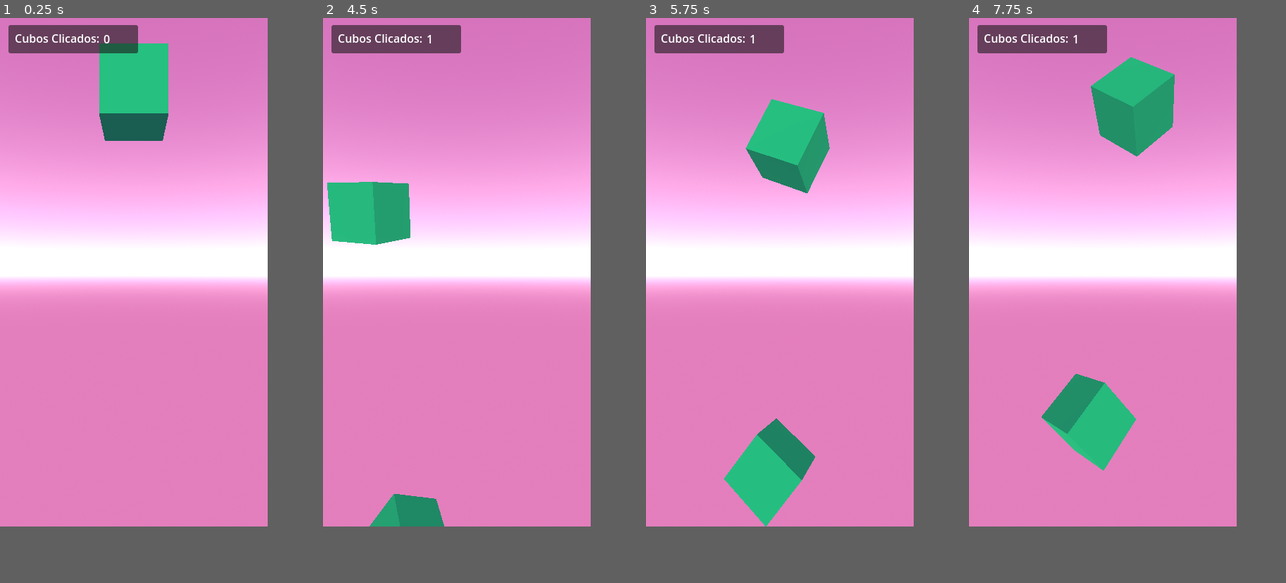
Above: before the commit, frames 1-4 (left to right).
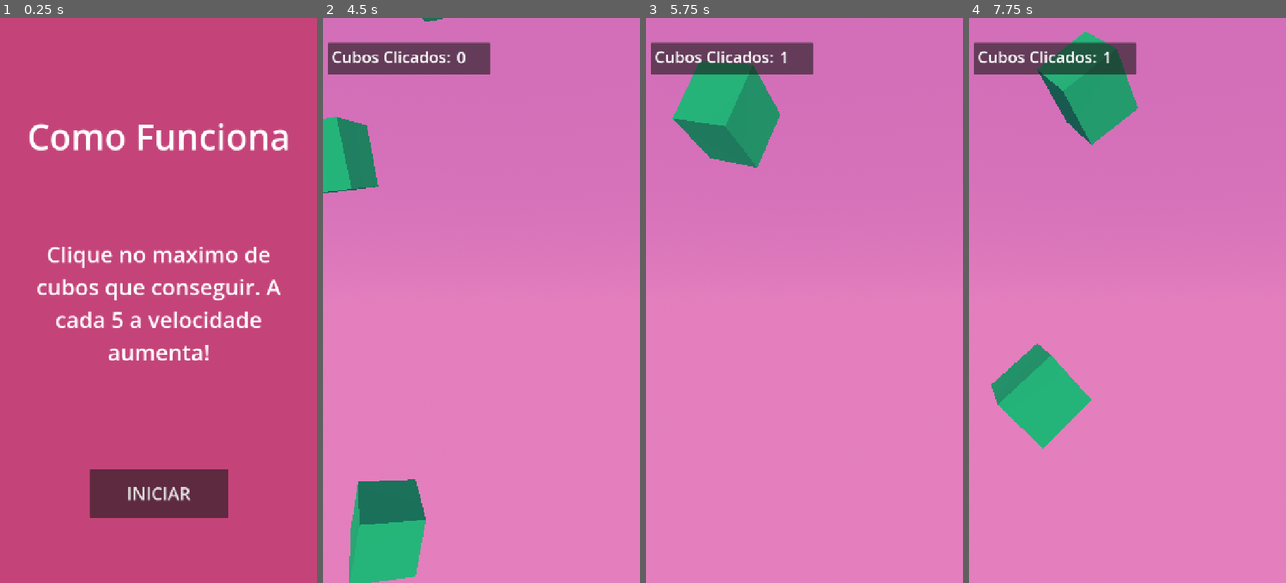
Above: after the commit, the same moments.

Repository: danielh-oliveira/godot_projetos_iniciais
Game: Godot game, scene res://menu.tscn
Two runs of this game, one before a commit and one after it. Both use one fixed random seed, a clock stepped at 60 frames per second and the inputs below. Before the commit the project starts from res://main.tscn.
Inputs (mouse positions are in pixels of both pictures, inside the frame that each line leads up to):
- Up to frame 1 (0.25 s): no input
- Up to frame 2 (4.5 s): click (456, 447) at 0.5 s, where only the run after the commit has a clickable "INICIAR"; move the mouse to (516, 244) at 1.27 s; click (516, 244) at 1.42 s; tap Enter at 2 s; move the mouse to (402, 300) at 2.02 s; click (402, 300) at 2.17 s; tap Space at 2.75 s; move the mouse to (484, 159) at 2.77 s; click (484, 159) at 2.92 s; move the mouse to (443, 373) at 3.52 s; click (443, 373) at 3.67 s; move the mouse to (538, 345) at 4.27 s; click (538, 345) at 4.42 s
- Up to frame 3 (5.75 s): move the mouse to (699, 193) at 5.02 s; click (699, 193) at 5.17 s
- Up to frame 4 (7.75 s): move the mouse to (1114, 272) at 5.77 s; click (1114, 272) at 5.92 s; move the mouse to (1064, 142) at 6.52 s; click (1064, 142) at 6.67 s; move the mouse to (1162, 244) at 7.27 s; click (1162, 244) at 7.42 s
The window is 380x720 before the commit and 450x800 after it. Grey fills any space a smaller window leaves; there, only what the larger window draws over its background counts as a difference.

The runs differ from the first frame. In frame 1, 76% of the frame differs, in the area x 0-91%, y 0-90%; in frame 2, 32%; in frame 3, 34%; in frame 4, 37%.

Commit message:
Add files via upload

Diff:
--- /dev/null
+++ b/gpt_projeto_1/boasorte.gd
@@ -0,0 +1,27 @@
+extends Control
+
+@onready var timer: Timer = $Timer
+@export var mensagem := "BOA SORTE!!"
+@onready var label: Label = $Label
+
+# Called when the node enters the scene tree for the first time.
+func _ready() -> void:
+	label.text = mensagem
+	timer.start()
+	var tween = create_tween().set_trans(Tween.TRANS_ELASTIC).set_ease(Tween.EASE_OUT)
+
+	# Balanço com rotação
+	tween.tween_property(self, "rotation_degrees", -15, 0.1)
+	tween.tween_property(self, "rotation_degrees", 15, 0.2)
+	tween.tween_property(self, "rotation_degrees", -10, 0.15)
+	tween.tween_property(self, "rotation_degrees", 10, 0.15)
+	tween.tween_property(self, "rotation_degrees", 0, 0.1)
+
+
+# Called every frame. 'delta' is the elapsed time since the previous frame.
+func _process(delta: float) -> void:
+	pass
+
+
+func _on_timer_timeout() -> void:
+	visible = false
--- /dev/null
+++ b/gpt_projeto_1/boasorte.tscn
@@ -0,0 +1,57 @@
+[gd_scene load_steps=3 format=3 uid="uid://bm5cwq1j6lbmd"]
+
+[ext_resource type="Script" uid="uid://btuy5kwx8odk7" path="res://boasorte.gd" id="1_rcxp8"]
+
+[sub_resource type="StyleBoxFlat" id="StyleBoxFlat_0xm2m"]
+bg_color = Color(0.223529, 0.454902, 0.223529, 0.886275)
+
+[node name="boasorte" type="Control"]
+layout_mode = 3
+anchors_preset = 8
+anchor_left = 0.5
+anchor_top = 0.5
+anchor_right = 0.5
+anchor_bottom = 0.5
+offset_left = -20.0
+offset_top = -20.0
+offset_right = 20.0
+offset_bottom = 20.0
+grow_horizontal = 2
+grow_vertical = 2
+script = ExtResource("1_rcxp8")
+
+[node name="Timer" type="Timer" parent="."]
+wait_time = 0.8
+
+[node name="Panel" type="Panel" parent="."]
+layout_mode = 1
+anchors_preset = 8
+anchor_left = 0.5
+anchor_top = 0.5
+anchor_right = 0.5
+anchor_bottom = 0.5
+offset_left = -261.0
+offset_top = -97.0
+offset_right = 265.0
+offset_bottom = 101.0
+grow_horizontal = 2
+grow_vertical = 2
+theme_override_styles/panel = SubResource("StyleBoxFlat_0xm2m")
+
+[node name="Label" type="Label" parent="."]
+layout_mode = 1
+anchors_preset = 8
+anchor_left = 0.5
+anchor_top = 0.5
+anchor_right = 0.5
+anchor_bottom = 0.5
+offset_left = -181.0
+offset_top = -41.5
+offset_right = 181.0
+offset_bottom = 41.5
+grow_horizontal = 2
+grow_vertical = 2
+theme_override_font_sizes/font_size = 60
+text = "BOA SORTE!!"
+
+[connection signal="timeout" from="Timer" to="." method="_on_timer_timeout"]
--- a/gpt_projeto_1/cubo.tscn
+++ b/gpt_projeto_1/cubo.tscn
@@ -3,7 +3,7 @@
 [ext_resource type="Script" uid="uid://d2jjk5v2wnbf4" path="res://cubo.gd" id="1_vveh1"]
 
 [sub_resource type="BoxShape3D" id="BoxShape3D_7dm0k"]
-size = Vector3(0.6, 0.6, 0.6)
+size = Vector3(1.5, 1.5, 1.5)
 
 [sub_resource type="StandardMaterial3D" id="StandardMaterial3D_ig7tw"]
 albedo_color = Color(2.02149e-06, 0.721786, 0.409999, 1)
--- a/gpt_projeto_1/main.tscn
+++ b/gpt_projeto_1/main.tscn
@@ -1,13 +1,13 @@
-[gd_scene load_steps=6 format=3 uid="uid://baa5clgtnhwb4"]
+[gd_scene load_steps=8 format=3 uid="uid://baa5clgtnhwb4"]
 
 [ext_resource type="Script" uid="uid://cbva65c2wvafr" path="res://main_script.gd" id="1_0xm2m"]
-[ext_resource type="PackedScene" uid="uid://qplpqentaj5a" path="res://cubo.tscn" id="1_ig7tw"]
+[ext_resource type="PackedScene" uid="uid://bm5cwq1j6lbmd" path="res://boasorte.tscn" id="2_0xm2m"]
 
 [sub_resource type="ProceduralSkyMaterial" id="ProceduralSkyMaterial_7dm0k"]
 sky_top_color = Color(0.827007, 0.42932, 0.725645, 1)
-sky_horizon_color = Color(1.37395, 1.17444, 1.3107, 1)
+sky_horizon_color = Color(0.894118, 0.494118, 0.745098, 1)
 ground_bottom_color = Color(0.894448, 0.494082, 0.742795, 1)
-ground_horizon_color = Color(1.37395, 1.17444, 1.3107, 1)
+ground_horizon_color = Color(0.894118, 0.494118, 0.741176, 1)
 
 [sub_resource type="Sky" id="Sky_ig7tw"]
 sky_material = SubResource("ProceduralSkyMaterial_7dm0k")
@@ -16,6 +16,12 @@
 background_mode = 2
 sky = SubResource("Sky_ig7tw")
 glow_enabled = true
+
+[sub_resource type="LabelSettings" id="LabelSettings_0xm2m"]
+font_size = 36
+
+[sub_resource type="LabelSettings" id="LabelSettings_h2yge"]
+font_size = 36
 
 [node name="main" type="Node3D"]
 script = ExtResource("1_0xm2m")
@@ -32,40 +38,41 @@
 transform = Transform3D(1, 0, 0, 0, 1, 0, 0, 0, 1, 0, 0, 5.24149)
 far = 78.43
 
-[node name="Cubo" parent="." instance=ExtResource("1_ig7tw")]
-transform = Transform3D(1, 0, 0, 0, 1, 0, 0, 0, 1, 0, 2.85555, 0)
-
 [node name="Timer" type="Timer" parent="."]
 wait_time = 0.7
 autostart = true
 
-[node name="Control" type="Control" parent="."]
+[node name="info cliques" type="Control" parent="."]
 layout_mode = 3
 anchors_preset = 0
-offset_left = 21.0
-offset_top = 17.0
-offset_right = 61.0
-offset_bottom = 57.0
+offset_left = 19.0
+offset_top = 62.0
+offset_right = 59.0
+offset_bottom = 102.0
 
-[node name="Panel" type="Panel" parent="Control"]
+[node name="Panel" type="Panel" parent="info cliques"]
 layout_mode = 0
 offset_left = -9.0
 offset_top = -7.0
-offset_right = 175.0
-offset_bottom = 33.0
+offset_right = 360.0
+offset_bottom = 66.0
 
-[node name="Label" type="Label" parent="Control"]
+[node name="Label" type="Label" parent="info cliques"]
 layout_mode = 0
 offset_right = 125.0
 offset_bottom = 23.0
 text = "Cubos Clicados: "
+label_settings = SubResource("LabelSettings_0xm2m")
 
-[node name="numeros" type="Label" parent="Control"]
+[node name="numeros" type="Label" parent="info cliques"]
 layout_mode = 0
-offset_left = 126.0
+offset_left = 284.0
 offset_top = 1.0
-offset_right = 189.0
-offset_bottom = 24.0
+offset_right = 347.0
+offset_bottom = 51.0
 text = "0"
+label_settings = SubResource("LabelSettings_h2yge")
+
+[node name="boasorte" parent="." instance=ExtResource("2_0xm2m")]
 
 [connection signal="timeout" from="Timer" to="." method="_on_timer_timeout"]
--- a/gpt_projeto_1/main_script.gd
+++ b/gpt_projeto_1/main_script.gd
@@ -2,11 +2,16 @@
 
 @onready var camera_3d: Camera3D = $Camera3D
 @onready var viewport = get_viewport()
-@onready var numeros: Label = $Control/numeros
+@onready var numeros: Label = $"info cliques/numeros"
+
 var quantidade := 0
-
+var quantidade_anterior := 0
+var clicou := false
+var aumentou_velocidade := false
+var velocidade_atual := 0.3
 
 var cubo = preload("res://cubo.tscn")
+var mensagem_aviso = preload("res://boasorte.tscn")
 
 # Called when the node enters the scene tree for the first time.
 func _ready() -> void:
@@ -17,6 +22,11 @@
 
 func _on_timer_timeout() -> void:
 	adiciona_cubo()
+
+func adiciona_aviso_velocidade() -> void:
+	var msg_instancia = mensagem_aviso.instantiate()
+	msg_instancia.mensagem = "MAIS RAPIDO!"
+	add_child(msg_instancia)
 
 func adiciona_cubo() -> void:
 	var cubo_instanciado: Node3D = cubo.instantiate()
@@ -32,6 +42,15 @@
 	# 2. Projeta o ponto para uma posição 3D na altura desejada
 	var world_position = camera_3d.project_position(screen_point, altura_y)
 
+	if quantidade >= quantidade_anterior + 5:
+		quantidade_anterior = quantidade
+		cubo_instanciado.gravity_scale = velocidade_atual + 0.2
+		velocidade_atual = cubo_instanciado.gravity_scale
+		aumentou_velocidade = true
+		adiciona_aviso_velocidade()
+	else:
+		cubo_instanciado.gravity_scale = velocidade_atual
+
 	add_child(cubo_instanciado)
 
 	# Define a posição do cubo
@@ -44,25 +63,51 @@
 		randf_range(0, 360)
 	)
 
+
+
+func _process(delta: float) -> void:
+	if aumentou_velocidade:
+		pass
+	pass
+
+func _physics_process(delta: float) -> void:
+	if clicou:
+		clicou = false
+		# Obtém o estado atual do espaço 3D para fazer consultas de física
+		var space_state := get_world_3d().direct_space_state
+
+		# Obtém a posição atual do mouse na janela de visualização (em pixels)
+		var mousepos := get_viewport().get_mouse_position()
+
+		# Calcula o ponto de ORIGEM do raio no mundo 3D baseado na posição do mouse
+		# (Converte coordenada 2D do mouse para um ponto 3D na câmera)
+		var origin := camera_3d.project_ray_origin(mousepos)
+
+		# Calcula o ponto FINAL do raio:
+		# 1. Obtém a direção normalizada do raio a partir da câmera
+		# 2. Multiplica pela extensão máxima do raio (RAY_LENGTH)
+		# 3. Soma com a origem para obter o ponto final no mundo 3D
+		var end := origin + camera_3d.project_ray_normal(mousepos) * 1000.0
+
+		# Cria os parâmetros para a consulta de raycast físico:
+		# - Define os pontos de início (origin) e fim (end) do raio
+		var query := PhysicsRayQueryParameters3D.create(origin, end)
+
+		# Configura se o raycast deve detectar colisões com ÁREAS (Area3D):
+		# - false = detecta apenas corpos físicos (PhysicsBody3D como StaticBody, RigidBody)
+		# - true = detecta tanto corpos físicos quanto áreas
+		#query.collide_with_areas = false
+
+		# Executa efetivamente o raycast com os parâmetros configurados
+		# Retorna um dicionário com informações da colisão ou vazio se não houve colisão
+		var result = space_state.intersect_ray(query)
+
+		if result:
+			quantidade += 1
+			numeros.text = str(quantidade)
+			result.collider.queue_free()
+
 func _unhandled_input(event: InputEvent) -> void:
 	# Se for um toque na tela ou clique do mouse
-	if event is InputEventScreenTouch and event.pressed or \
-	   event is InputEventMouseButton and event.pressed and event.button_index == MOUSE_BUTTON_LEFT:
-
-		# Cria uma consulta de raycast
-		var raycast_query = PhysicsRayQueryParameters3D.create(
-			camera_3d.global_position,                      # Origem do raio (posição da câmera)
-			camera_3d.project_ray_normal(event.position)    # Direção do raio (normalizada)
-		)
-
-		# Executa o raycast
-		var space_state = get_world_3d().direct_space_state
-		var raycast_result = space_state.intersect_ray(raycast_query)
-
-		# Verifica se atingiu um cubo
-		if raycast_result:
-			var collider = raycast_result["collider"]
-			if collider is RigidBody3D:
-				quantidade += 1
-				numeros.text = str(quantidade)
-				collider.queue_free()
+	if event is InputEventMouseButton and event.pressed and event.button_index == MOUSE_BUTTON_LEFT:
+		clicou = true
--- /dev/null
+++ b/gpt_projeto_1/menu.gd
@@ -0,0 +1,15 @@
+extends Control
+
+
+# Called when the node enters the scene tree for the first time.
+func _ready() -> void:
+	pass # Replace with function body.
+
+
+# Called every frame. 'delta' is the elapsed time since the previous frame.
+func _process(delta: float) -> void:
+	pass
+
+
+func _on_button_pressed() -> void:
+	get_tree().change_scene_to_file("res://main.tscn") # Replace with function body.
--- /dev/null
+++ b/gpt_projeto_1/menu.tscn
@@ -0,0 +1,83 @@
+[gd_scene load_steps=5 format=3 uid="uid://cbt6usd3yo5wk"]
+
+[ext_resource type="Script" uid="uid://wvu65mbbfiet" path="res://menu.gd" id="1_lti8b"]
+
+[sub_resource type="StyleBoxFlat" id="StyleBoxFlat_vsb4k"]
+bg_color = Color(0.76869, 0.265354, 0.480219, 1)
+
+[sub_resource type="LabelSettings" id="LabelSettings_vsb4k"]
+font_size = 80
+
+[sub_resource type="LabelSettings" id="LabelSettings_lti8b"]
+font_size = 50
+shadow_size = 20
+
+[node name="Menu" type="Control"]
+layout_mode = 3
+anchors_preset = 15
+anchor_right = 1.0
+anchor_bottom = 1.0
+grow_horizontal = 2
+grow_vertical = 2
+script = ExtResource("1_lti8b")
+
+[node name="Panel" type="Panel" parent="."]
+layout_mode = 1
+anchors_preset = 15
+anchor_right = 1.0
+anchor_bottom = 1.0
+grow_horizontal = 2
+grow_vertical = 2
+theme_override_styles/panel = SubResource("StyleBoxFlat_vsb4k")
+
+[node name="Label" type="Label" parent="."]
+layout_mode = 1
+anchors_preset = 8
+anchor_left = 0.5
+anchor_top = 0.5
+anchor_right = 0.5
+anchor_bottom = 0.5
+offset_left = -299.0
+offset_top = -428.0
+offset_right = 299.0
+offset_bottom = -318.0
+grow_horizontal = 2
+grow_vertical = 2
+text = "Como Funciona"
+label_settings = SubResource("LabelSettings_vsb4k")
+
+[node name="Label2" type="Label" parent="."]
+layout_mode = 1
+anchors_preset = 8
+anchor_left = 0.5
+anchor_top = 0.5
+anchor_right = 0.5
+anchor_bottom = 0.5
+offset_left = -313.5
+offset_top = -141.0
+offset_right = 313.5
+offset_bottom = 466.0
+grow_horizontal = 2
+grow_vertical = 2
+text = "Clique no maximo de cubos que conseguir. A cada 5 a velocidade aumenta!"
+label_settings = SubResource("LabelSettings_lti8b")
+horizontal_alignment = 1
+autowrap_mode = 2
+
+[node name="Button" type="Button" parent="."]
+layout_mode = 1
+anchors_preset = 8
+anchor_left = 0.5
+anchor_top = 0.5
+anchor_right = 0.5
+anchor_bottom = 0.5
+offset_left = -157.5
+offset_top = 381.0
+offset_right = 157.5
+offset_bottom = 492.0
+grow_horizontal = 2
+grow_vertical = 2
+theme_override_font_sizes/font_size = 40
+text = "INICIAR"
+
+[connection signal="pressed" from="Button" to="." method="_on_button_pressed"]
--- a/gpt_projeto_1/project.godot
+++ b/gpt_projeto_1/project.godot
@@ -11,16 +11,19 @@
 [application]
 
 config/name="gpt_projeto_1"
-run/main_scene="uid://baa5clgtnhwb4"
+run/main_scene="uid://cbt6usd3yo5wk"
 config/features=PackedStringArray("4.4", "Mobile")
 config/icon="res://icon.svg"
 
 [display]
 
-window/size/viewport_width=380
-window/size/viewport_height=720
+window/size/viewport_width=720
+window/size/viewport_height=1280
+window/size/borderless=true
 window/stretch/mode="canvas_items"
 window/stretch/aspect="expand"
+window/handheld/orientation=1
+window/vsync/vsync_mode=0
 
 [input]
 
@@ -33,3 +36,4 @@
 [rendering]
 
 renderer/rendering_method="mobile"
+textures/vram_compression/import_etc2_astc=true
Not shown, added: gpt_projeto_1/boasorte.gd.uid
Not shown, added: gpt_projeto_1/export_presets.cfg
Not shown, added: gpt_projeto_1/menu.gd.uid
